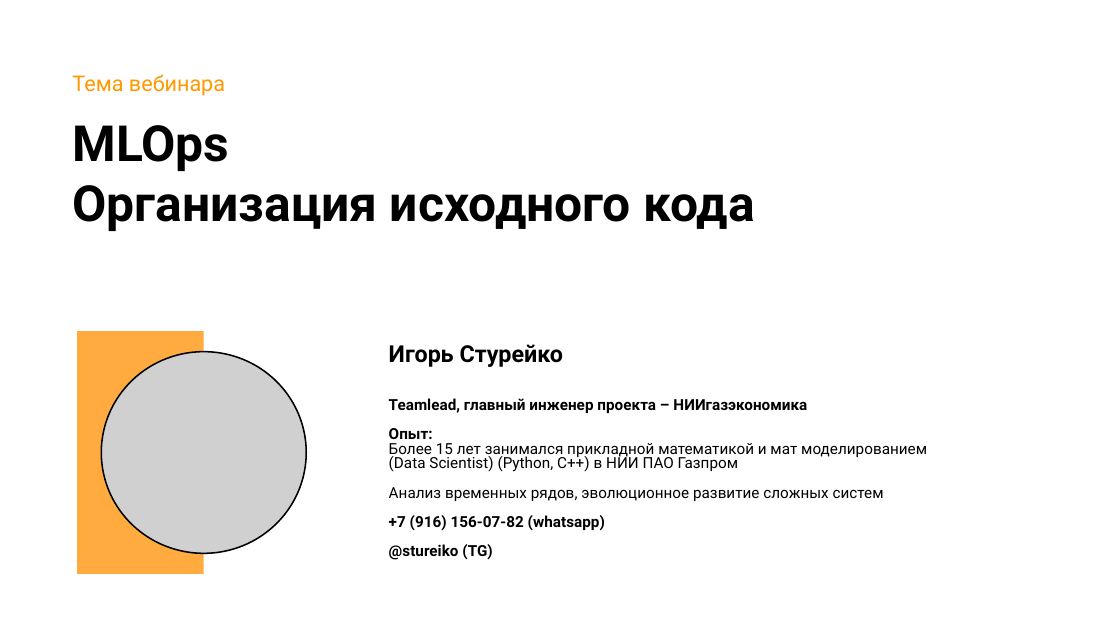
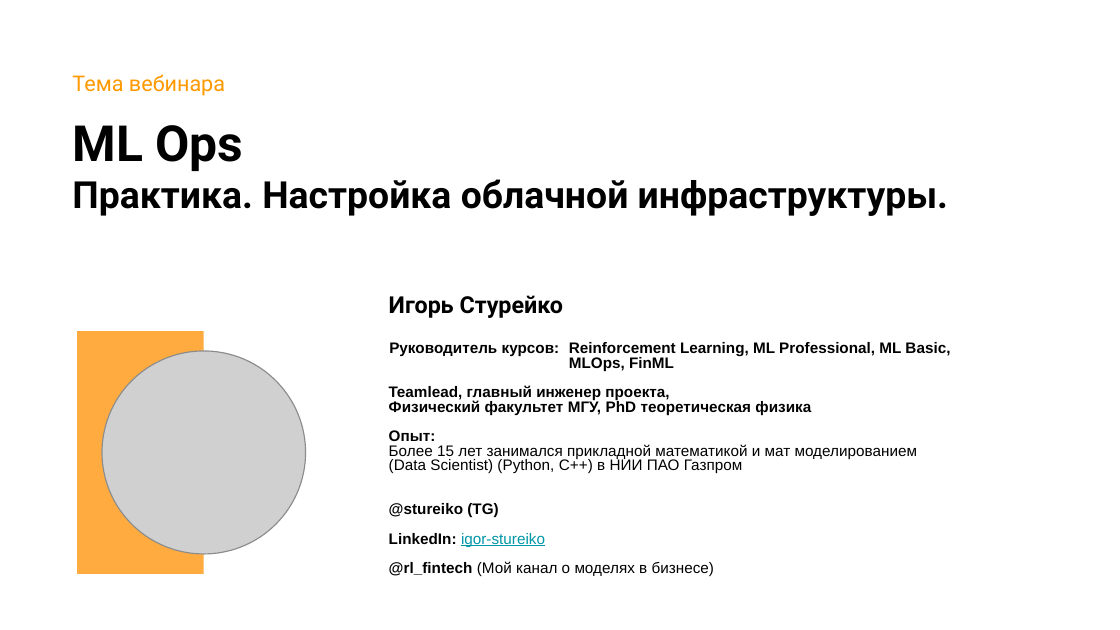
Before and after one commit to stureiko/Otus_lectures, a slide deck: slide 4 of MLOps/12 - Облачная инфраструктура/Presentation/Cloud infrastructure.pptx. Drawn at 1120x630 pixels with LibreOffice and Linux fonts; fonts in the diff are those of the drawing; grey boxes stand for pictures; background and template pictures are left out. Boxes give left, top, right and bottom in pixels: in the first picture for what was removed or moved away, otherwise in the second. Text is boxed around its words. In the diff, an @@ line names an element or a change of style, - is before the commit and + after.

```diff
--- a/MLOps/12 - Облачная инфраструктура/Presentation/Cloud infrastructure.pptx
+++ b/MLOps/12 - Облачная инфраструктура/Presentation/Cloud infrastructure.pptx
@@ title at (72,125,948,216): text changed; size 32 to 24 pt @@
-MLOps
-Организация исходного кода
+ML Ops
+Практика. Настройка облачной инфраструктуры.
@@ subtitle "Игорь Стурейко": place and size @@
-subtitle "Игорь Стурейко" at (389,344,564,367)
+subtitle "Игорь Стурейко" at (389,295,564,318)
@@ text added at (389,342,950,576), 9.8 pt, text #000000, bold @@
+Руководитель курсов: Reinforcement Learning, ML Professional, ML Basic,
+MLOps, FinML
+Teamlead, главный инженер проекта,
+Физический факультет МГУ, PhD теоретическая физика
+Опыт:
+Более 15 лет занимался прикладной математикой и мат моделированием
+(Data Scientist) (Python, С++) в НИИ ПАО Газпром
+@stureiko (TG)
+LinkedIn: igor-stureiko
+@rl_fintech (Мой канал о моделях в бизнесе)
@@ subtitle removed at (389,398,927,560) @@
-Teamlead, главный инженер проекта – НИИгазэкономика
-Опыт:
-Более 15 лет занимался прикладной математикой и мат моделированием
-(Data Scientist) (Python, С++) в НИИ ПАО Газпром
-Анализ временных рядов, эволюционное развитие сложных систем
-+7 (916) 156-07-82 (whatsapp)
-@stureiko (TG)
```
Also in this commit, not shown: 7 other slides changed, 12 slides added, 31 slides removed, 4 other files.
